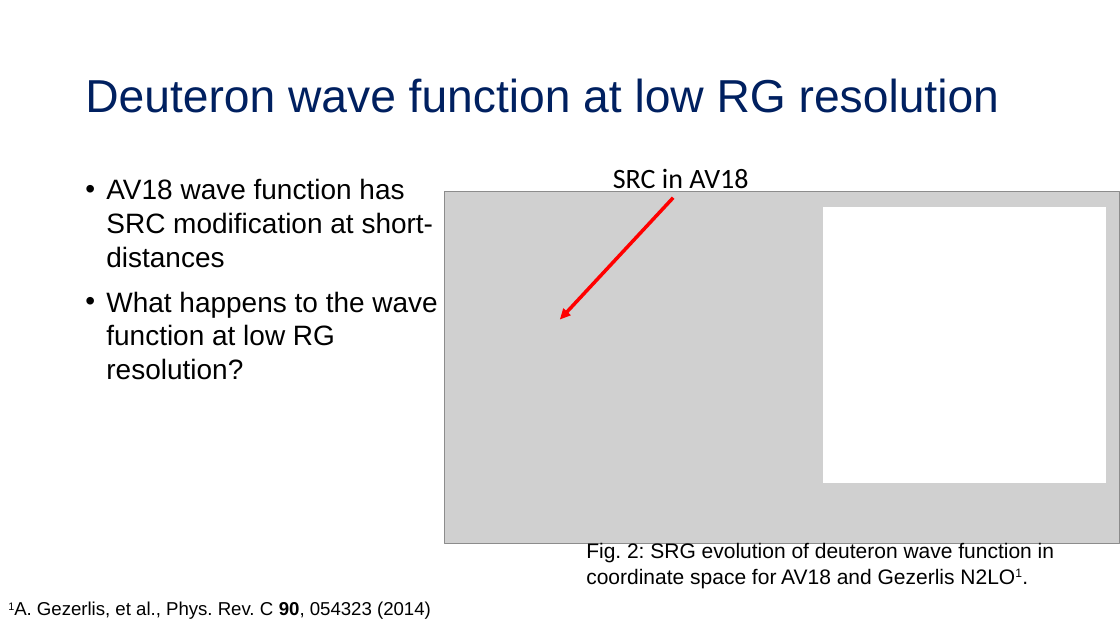
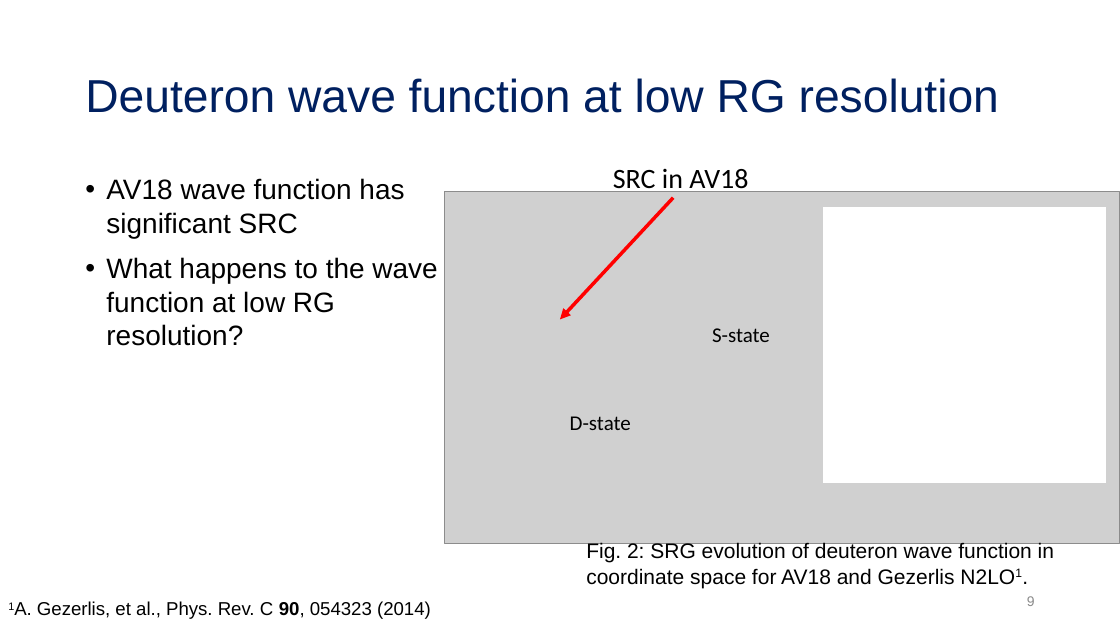
Before and after one commit to tropiano4/tropiano-srg, a slide deck: slide 9 of Presentations/DNP_October2020/tropiano_dnp_october2020.pptx. Drawn at 1120x630 pixels with LibreOffice and Linux fonts; fonts in the diff are those of the drawing; grey boxes stand for pictures. Boxes give left, top, right and bottom in pixels: in the first picture for what was removed or moved away, otherwise in the second. Text is boxed around its words. In the diff, an @@ line names an element or a change of style, - is before the commit and + after.

```diff
--- a/Presentations/DNP_October2020/tropiano_dnp_october2020.pptx
+++ b/Presentations/DNP_October2020/tropiano_dnp_october2020.pptx
@@ text at (x1=106, y1=178, x2=404, y2=238): text changed @@
-• AV18 wave function has SRC modification at short-distances
+• AV18 wave function has significant SRC
@@ text added at (x1=712, y1=328, x2=770, y2=342), 18 pt, text #000000 @@
+S-state
@@ text added at (x1=570, y1=416, x2=631, y2=430), 18 pt, text #000000 @@
+D-state
@@ page number added at (x1=1027, y1=596, x2=1035, y2=606), 12 pt, text #8C8C8C @@
+9
```
Also in this commit, not shown: 22 other slides changed.
